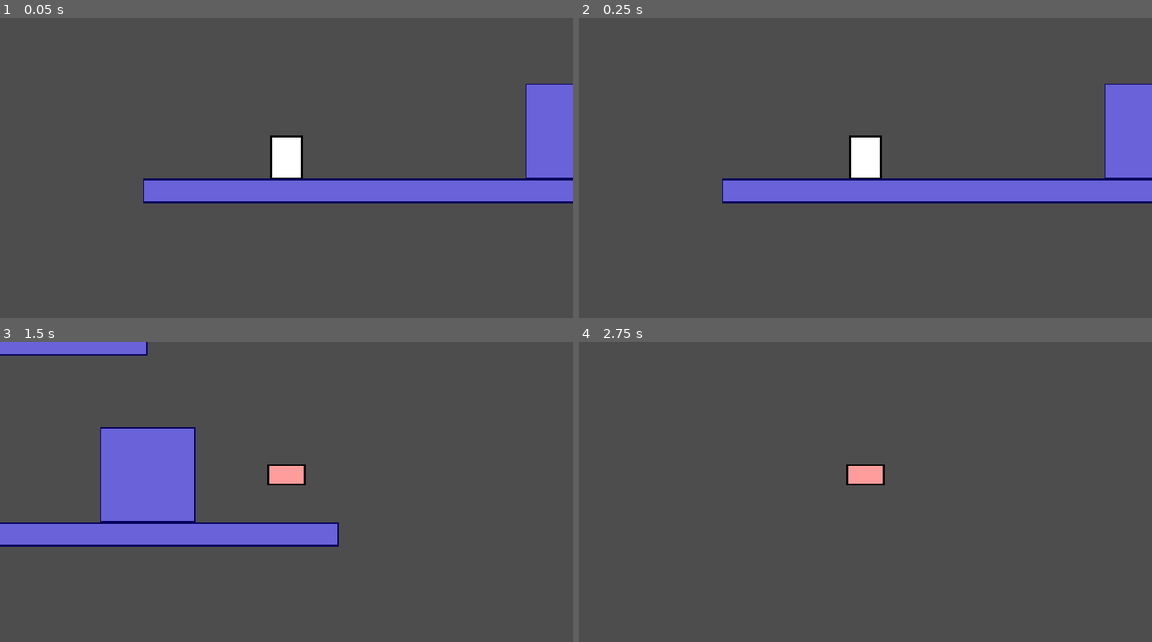
Above: before the commit, frames 1-4 (two rows, left to right).
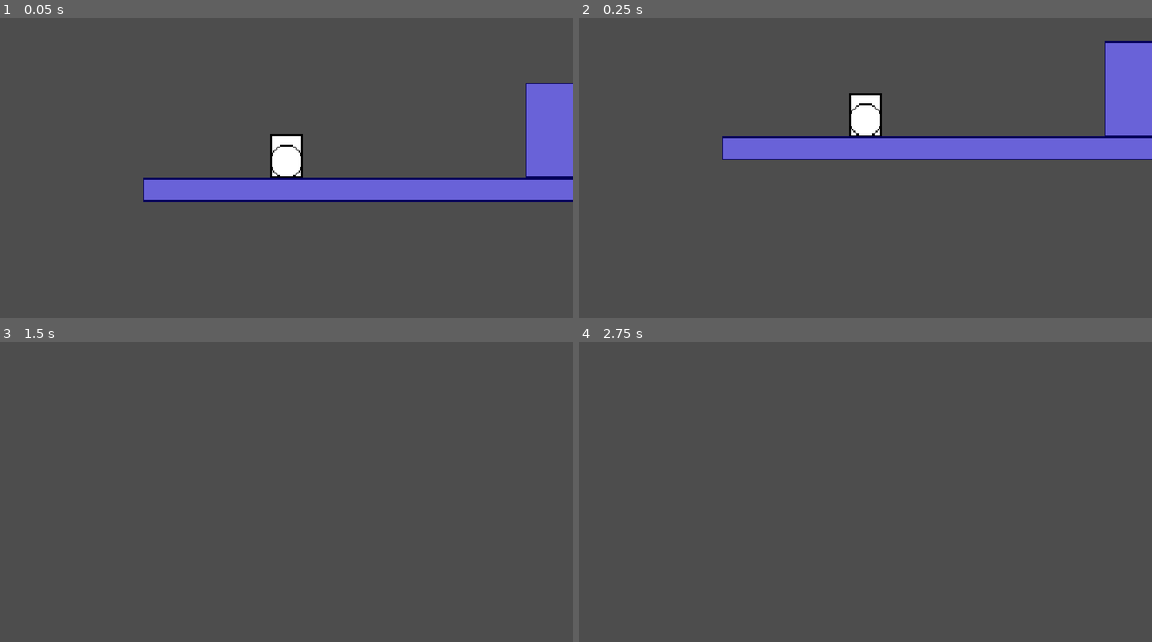
Above: after the commit, the same moments.

Repository: prtrockrs/turnover
Game: Godot game, scene res://scene/areas/area_1.tscn
The game is run twice, just before and just after one commit, with the same random seed, the same clock (stepped at 60 frames per second) and the same inputs.
Inputs:
- Up to frame 1 (0.05 s): no input
- Up to frame 2 (0.25 s): no input
- Up to frame 3 (1.5 s): hold D (player_right) from 0.53 s (still down); tap Shift (player_transform) at 0.6, 1.35 s; tap Space (player_jump) at 0.77 s
- Up to frame 4 (2.75 s): tap Space (player_jump) at 1.52 s; release D (player_right) at 2.03 s; hold A (player_left) from 2.03 s (still down); tap Shift (player_transform) at 2.1 s

The runs differ from the first frame. In frame 1, 1.2% of the frame differs, in the area x 25-100%, y 21-62%; in frame 2, 15%, in the area x 25-100%, y 7-62%; in frame 3, 12%; in frame 4, 0.5%.
Error after the commit: Parse Error: The member "sprite" already exists in parent class PlayerControl. (res://scripts/custom_nodes/human_control.gd:7)

Commit message:
bundle collisions under nodes
to switch collision shapes when switching forms/sprites

Diff:
--- a/scene/player.tscn
+++ b/scene/player.tscn
@@ -21,22 +21,6 @@
 [sub_resource type="AtlasTexture" id="AtlasTexture_2fvbb"]
 atlas = ExtResource("2_s4jxa")
 region = Rect2(32, 0, 32, 32)
-
-[sub_resource type="AtlasTexture" id="AtlasTexture_ml7e8"]
-atlas = ExtResource("2_s4jxa")
-region = Rect2(0, 32, 32, 32)
-
-[sub_resource type="AtlasTexture" id="AtlasTexture_ihjo1"]
-atlas = ExtResource("2_s4jxa")
-region = Rect2(96, 32, 32, 32)
-
-[sub_resource type="AtlasTexture" id="AtlasTexture_dk1vr"]
-atlas = ExtResource("2_s4jxa")
-region = Rect2(64, 32, 32, 32)
-
-[sub_resource type="AtlasTexture" id="AtlasTexture_34jf3"]
-atlas = ExtResource("2_s4jxa")
-region = Rect2(32, 32, 32, 32)
 
 [sub_resource type="SpriteFrames" id="SpriteFrames_rf308"]
 animations = [{
@@ -71,7 +55,29 @@
 "loop": 0,
 "name": &"human_walk",
 "speed": 5.0
-}, {
+}]
+
+[sub_resource type="CapsuleShape2D" id="CapsuleShape2D_rf308"]
+radius = 12.0
+
+[sub_resource type="AtlasTexture" id="AtlasTexture_ml7e8"]
+atlas = ExtResource("2_s4jxa")
+region = Rect2(0, 32, 32, 32)
+
+[sub_resource type="AtlasTexture" id="AtlasTexture_ihjo1"]
+atlas = ExtResource("2_s4jxa")
+region = Rect2(96, 32, 32, 32)
+
+[sub_resource type="AtlasTexture" id="AtlasTexture_dk1vr"]
+atlas = ExtResource("2_s4jxa")
+region = Rect2(64, 32, 32, 32)
+
+[sub_resource type="AtlasTexture" id="AtlasTexture_34jf3"]
+atlas = ExtResource("2_s4jxa")
+region = Rect2(32, 32, 32, 32)
+
+[sub_resource type="SpriteFrames" id="SpriteFrames_mxhjp"]
+animations = [{
 "frames": [{
 "duration": 1.0,
 "texture": SubResource("AtlasTexture_ml7e8")
@@ -105,8 +111,7 @@
 "speed": 5.0
 }]
 
-[sub_resource type="CapsuleShape2D" id="CapsuleShape2D_rf308"]
-radius = 12.0
+[sub_resource type="CircleShape2D" id="CircleShape2D_rf308"]
 
 [node name="Player" type="CharacterBody2D" unique_id=1136901512 groups=["player"]]
 collision_layer = 3
@@ -115,21 +120,37 @@
 [node name="Camera2D" type="Camera2D" parent="." unique_id=1948203042]
 zoom = Vector2(3, 3)
 
-[node name="AnimatedSprite2D" type="AnimatedSprite2D" parent="." unique_id=1581667851]
-position = Vector2(0, -16)
-sprite_frames = SubResource("SpriteFrames_rf308")
-animation = &"mouse_idle"
-
-[node name="CollisionShape2D" type="CollisionShape2D" parent="." unique_id=1715995606]
-position = Vector2(0, -15)
-shape = SubResource("CapsuleShape2D_rf308")
+[node name="CollisionShape2D" type="CollisionShape2D" parent="." unique_id=1176697347]
 
 [node name="ControlManager" type="Node" parent="." unique_id=1366761107]
 script = ExtResource("3_s4jxa")
 
-[node name="HumanControl" type="Node" parent="ControlManager" unique_id=117576790]
+[node name="Human" type="Node" parent="ControlManager" unique_id=330407070]
+
+[node name="HumanSprite" type="AnimatedSprite2D" parent="ControlManager/Human" unique_id=1581667851]
+position = Vector2(0, -16)
+sprite_frames = SubResource("SpriteFrames_rf308")
+animation = &"human_idle"
+
+[node name="HumanCollision" type="CollisionShape2D" parent="ControlManager/Human" unique_id=1715995606]
+position = Vector2(0, -15)
+shape = SubResource("CapsuleShape2D_rf308")
+
+[node name="HumanControl" type="Node" parent="ControlManager/Human" unique_id=117576790]
 script = ExtResource("4_oh5ij")
 metadata/_custom_type_script = "uid://clsu23g4r8yju"
 
-[node name="MouseControl" type="Node" parent="ControlManager" unique_id=430451380]
+[node name="Mouse" type="Node" parent="ControlManager" unique_id=1770522244]
+
+[node name="MouseSprite" type="AnimatedSprite2D" parent="ControlManager/Mouse" unique_id=864064597]
+position = Vector2(0, -16)
+sprite_frames = SubResource("SpriteFrames_mxhjp")
+animation = &"mouse_idle"
+
+[node name="MouseCollision" type="CollisionShape2D" parent="ControlManager/Mouse" unique_id=505004152]
+position = Vector2(0, -11)
+scale = Vector2(1.1, 1.1)
+shape = SubResource("CircleShape2D_rf308")
+
+[node name="MouseControl" type="Node" parent="ControlManager/Mouse" unique_id=430451380]
 script = ExtResource("5_hp4bs")
--- a/scripts/custom_nodes/human_control.gd
+++ b/scripts/custom_nodes/human_control.gd
@@ -1,8 +1,10 @@
-extends PlayerControl
+class_name HumanControl extends PlayerControl
 
 const SPEED = 300.0
 const RUN_SPEED = 450.0
 const JUMP_VELOCITY = -400.0
+
+@export var sprite
 
 func handle_input() -> void:
 	if Input.is_action_just_pressed("player_jump") and player.is_on_floor():
--- a/scripts/custom_nodes/mouse_control.gd
+++ b/scripts/custom_nodes/mouse_control.gd
@@ -1,4 +1,4 @@
-extends PlayerControl
+class_name MouseControl extends PlayerControl
 
 const SPEED = 600.0
 const RUN_SPEED = 800.0
--- a/scripts/custom_nodes/player.gd
+++ b/scripts/custom_nodes/player.gd
@@ -13,8 +13,6 @@
 @onready var sprite: AnimatedSprite2D = $AnimatedSprite2D
 
 var current_state: States = States.IDLE
-
-@export var collision_shape: Shape2D
 
 func _ready() -> void:
 	control_manager.setup(self)
--- a/scripts/custom_nodes/player_control.gd
+++ b/scripts/custom_nodes/player_control.gd
@@ -1,7 +1,8 @@
 class_name PlayerControl extends Node
 
 var player: Player
-var form_name := "human" #default
+@export var sprite: AnimatedSprite2D
+@export var collision: CollisionShape2D
 
 func setup(player: Player) -> void:
 	self.player = player
